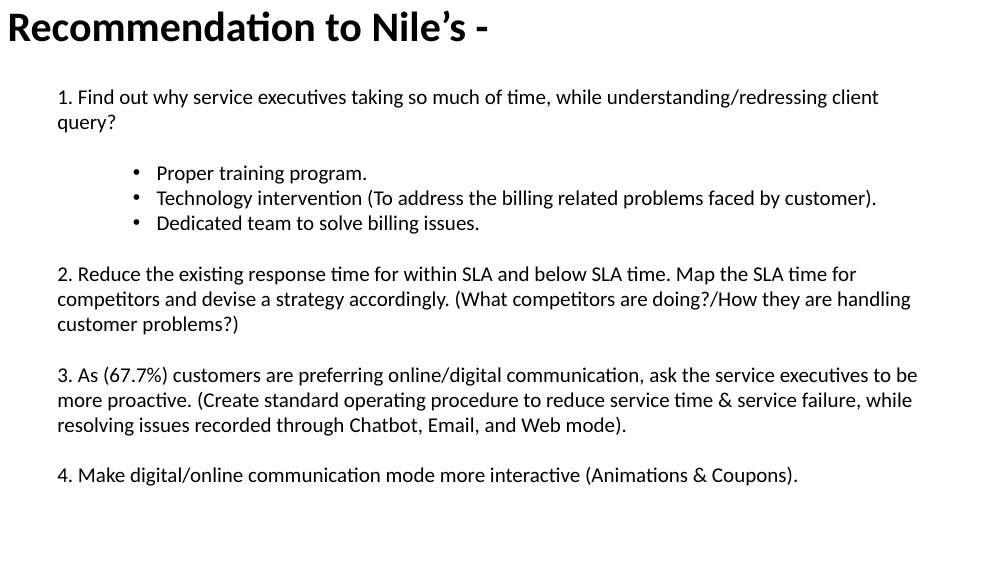
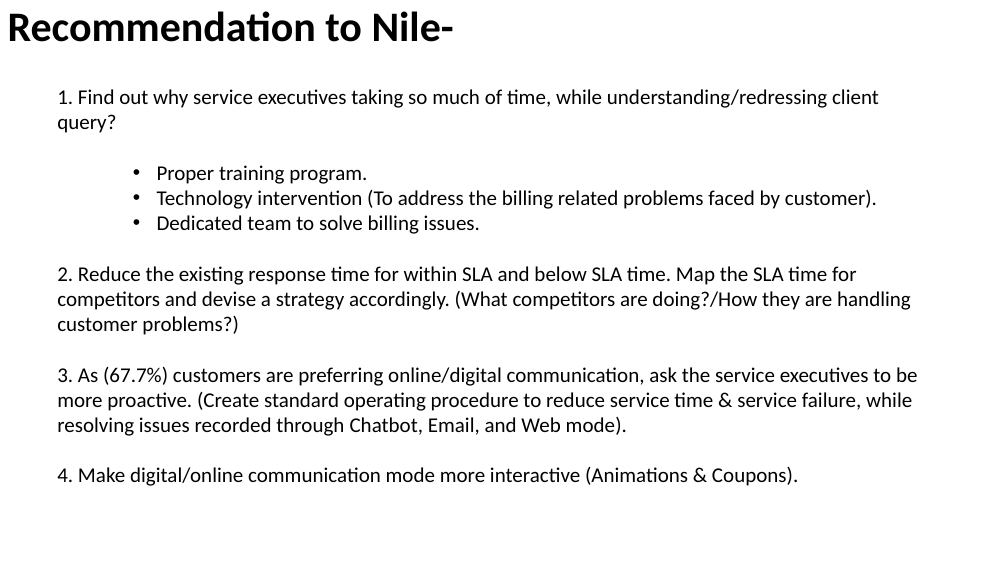
Before and after one commit to Aniruddhakhedkar/Analysis_of_Customer_Service_Data_for_an_E-commerce_Company_Nile, a slide deck: slide 10 of Project_Insights_File.pptx. Drawn at 1008x567 pixels with LibreOffice and Linux fonts; fonts in the diff are those of the drawing. Boxes give left, top, right and bottom in pixels: in the first picture for what was removed or moved away, otherwise in the second. Text is boxed around its words. In the diff, an @@ line names an element or a change of style, - is before the commit and + after.

Commit message:
Insights

```diff
--- a/Project_Insights_File.pptx
+++ b/Project_Insights_File.pptx
@@ title at (8, 11, 454, 42): text changed @@
-Recommendation to Nile’s -
+Recommendation to Nile-
```
